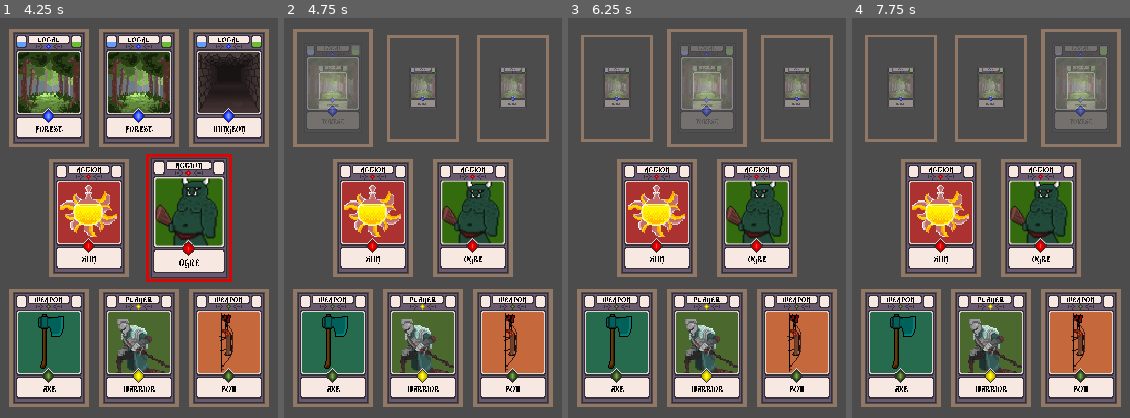
Above: before the commit, frames 1-4 (left to right).
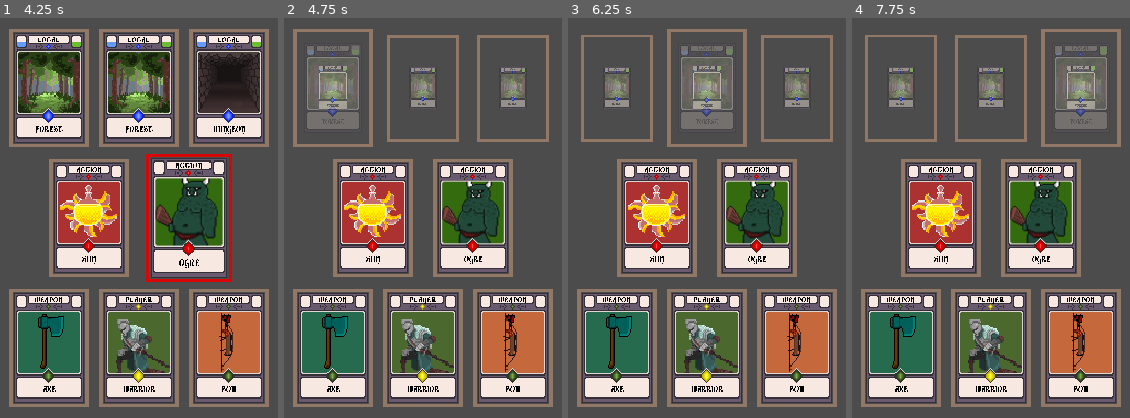
Above: after the commit, the same moments.

Repository: kdds22/Crawler-Card-RPG
Game: Godot game, scene res://scenes/MainCore.tscn
Two runs of this game, one before a commit and one after it. Both use one fixed random seed, a clock stepped at 60 frames per second and the inputs below.
Inputs (mouse positions are in pixels of both pictures, inside the frame that each line leads up to):
- Up to frame 1 (4.25 s): move the mouse to (139, 346) at 0.52 s; press the mouse at (139, 346) at 0.53 s; move the mouse to (50, 346) at 1.27 s; release the mouse at (50, 346) at 1.28 s; click (50, 346) at 1.35 s; tap Enter at 2 s; move the mouse to (227, 346) at 2.02 s; press the mouse at (227, 346) at 2.03 s; move the mouse to (88, 218) at 2.77 s; release the mouse at (88, 218) at 2.78 s; click (88, 218) at 2.85 s; move the mouse to (189, 218) at 3.52 s; press the mouse at (189, 218) at 3.53 s
- Up to frame 2 (4.75 s): tap Space at 4.25 s; move the mouse to (334, 86) at 4.27 s; release the mouse at (334, 86) at 4.28 s; click (334, 86) at 4.35 s
- Up to frame 3 (6.25 s): move the mouse to (618, 86) at 5.02 s; press the mouse at (618, 86) at 5.03 s; tap Enter at 5.75 s; move the mouse to (707, 86) at 5.77 s; release the mouse at (707, 86) at 5.78 s; click (707, 86) at 5.85 s
- Up to frame 4 (7.75 s): move the mouse to (991, 86) at 6.52 s; press the mouse at (991, 86) at 6.53 s; tap Space at 7.25 s; move the mouse to (1079, 86) at 7.27 s; release the mouse at (1079, 86) at 7.28 s; click (1079, 86) at 7.35 s

Frame 1 is identical in both runs. In frame 2, 0.1% of the frame differs, in the area x 12-23%, y 12-24%; in frame 3, 0.1%; in frame 4, 0.1%.

Commit message:
Progresso na Interação Arma-Inimigo - Bug de interoperabilidade ainda continua - Talvez use o Mouse pra guardar referencia interacoes das cartas

Diff:
--- a/scripts/CardBase.gd
+++ b/scripts/CardBase.gd
@@ -19,6 +19,10 @@
 var clicked := false # usado como um FLAG de clique unico
 var moving := false
 var handling := false
+
+var interactin_flag_clicked : bool = false
+var interactin_flag_n_clicked : bool = false
+
 
 
 # PEGA todas as informações da Carta
@@ -52,27 +56,39 @@
 		if event.is_action_pressed("click"):
 			if clicked:
 				print("is_pressed_clicked...")
+				CardManager.clear_maked()
 			else:
 				clicked = true
 				z_index = 1
 				print("is_pressed_Not_clicked...")
 				if my_info["Type"] == "Local" and input_pickable == true:
-					print("picable:-: ",input_pickable)
 					get_node(main_core_path).card_clicked(self) # MainCore.gd
-
 
 			print(my_info["Type"])
 
 		if event.is_action_released("click"):
 			if clicked:
+				print("is_released_clicked... escolhi a carta: ", my_info["Name"])
+				print()
 				clicked = false
 				z_index = 0
 				position = initial_position
-				print("is_released_clicked... escolhi a carta: ", my_info["Name"])
-			else:
+				CardManager.card_clicked = self
+				interactin_flag_clicked = true
+			elif not clicked:
 				print("is_released_Not_clicked... e vai interagir com: ", my_info["Name"])
-
-#			print(my_info["Name"])
+				z_index = 0
+				position = initial_position
+				CardManager.card_released = self
+				interactin_flag_n_clicked = true
+
+
+		if interactin_flag_clicked:
+			CardManager.make_interaction()
+		else:
+			CardManager.clear_maked()
+			interactin_flag_clicked = false
+			interactin_flag_n_clicked = false
 
 		pass
 
@@ -124,7 +140,6 @@
 
 # Chamado ao Instanciar uma Carta
 func _ready() -> void:
-	print(input_pickable)
 	$Sprite/TextureProgressGoal.value = my_info["Distance_Goal"]
 	$Sprite/TextureProgressItem.value = my_info["Distance_Special_Item"]
 	if my_info["Type"] == "Local":
--- a/scripts/Mouse.gd
+++ b/scripts/Mouse.gd
@@ -23,28 +23,26 @@
 func _on_Mouse_body_entered(body: PhysicsBody2D) -> void:
 	pre_focus = body.get_info_card()
 	body.focused = true
-	print(pre_focus)
+#	print(pre_focus) # Imprimir os atributos da carta
 	pass # Replace with function body.
 
 
 func _on_Mouse_body_exited(body: PhysicsBody2D) -> void:
 	pre_focus = {}
 	body.focused = false
-	print(pre_focus)
+#	print(pre_focus) # imprimir os atributos da carta, resultado = null / {}
 	pass # Replace with function body.
 
 
+"""
 func _unhandled_input(event: InputEvent) -> void:
 	if event == InputEventMouseButton:
 		if event.is_action_pressed("click"):
 			if pre_focus != {}:
 				actual_body = pre_focus
-				print("actual_focus_mouse   ---   ", actual_body)
 		if event.is_action_released("click"):
-			print("Soltei a carta.../MOUSE")
 			if pre_focus == {}:
-				print("limpei o pre_focus")
 				actual_body = {}
-				print("limpei o actual_body")
 				CardManager.clear_maked()
 		pass
+"""
--- a/scripts/global/CardManager.gd
+++ b/scripts/global/CardManager.gd
@@ -64,9 +64,14 @@
 			card_released.call_anim_hit()
 			print()
 			interaction = true
+		clear_maked()
 	if interaction:
 		interaction = false
 		clear_maked()
+	print()
+	print("Maked Interaction -> ",card_clicked, card_released)
+	print()
+#	clear_maked()
 	pass # func make_interaction
 
 
